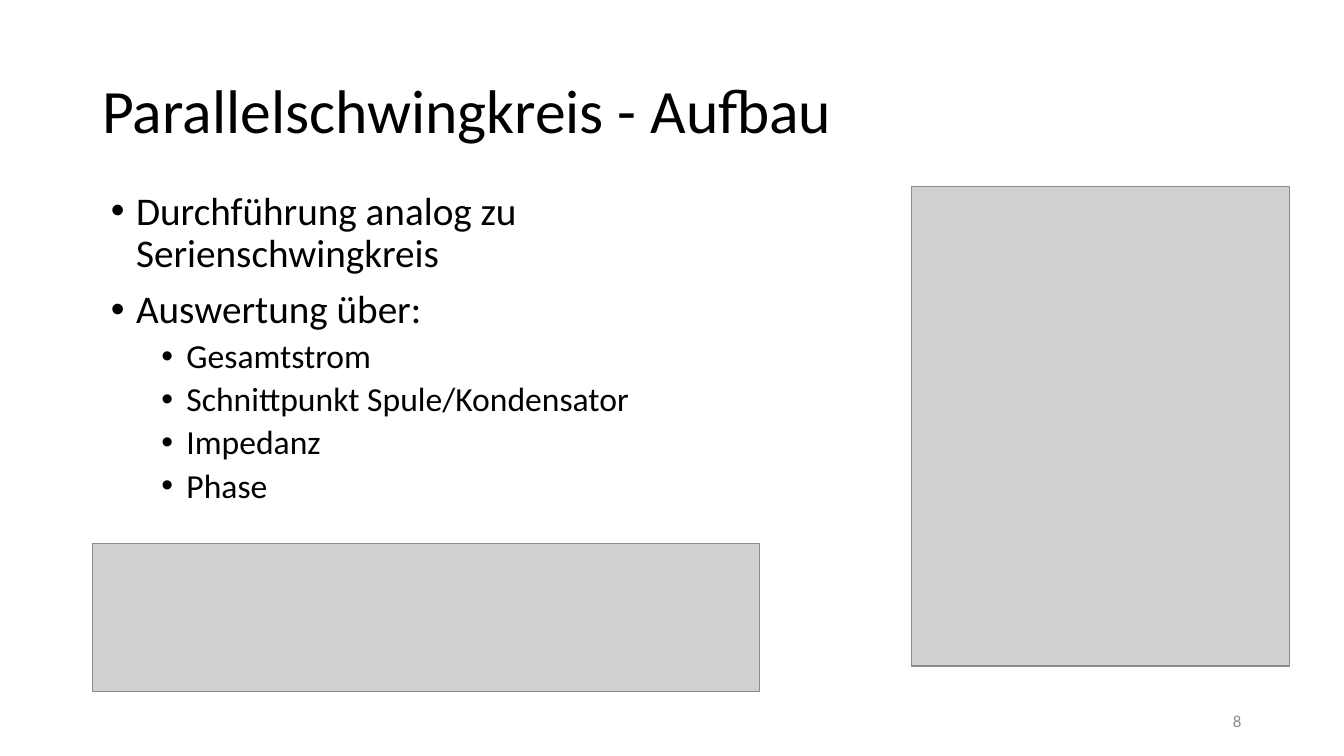
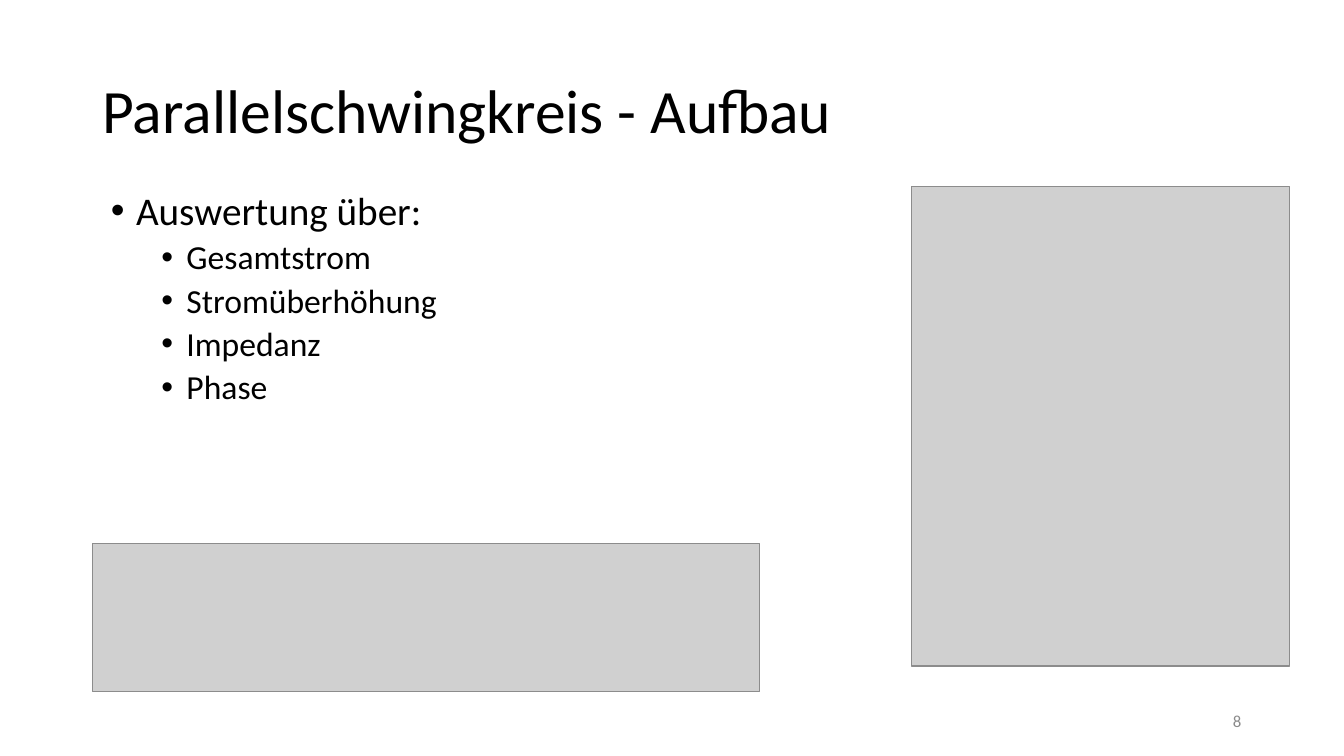
Before and after one commit to thewhitecat/grundpraktikum1, a slide deck: slide 8 of grundpraktikum2/E-Lehre/E-Lehre.pptx. Drawn at 1344x756 pixels with LibreOffice and Linux fonts; fonts in the diff are those of the drawing; grey boxes stand for pictures. Boxes give left, top, right and bottom in pixels: in the first picture for what was removed or moved away, otherwise in the second. Text is boxed around its words. In the diff, an @@ line names an element or a change of style, - is before the commit and + after.

```diff
--- a/grundpraktikum2/E-Lehre/E-Lehre.pptx
+++ b/grundpraktikum2/E-Lehre/E-Lehre.pptx
@@ text at (136, 197, 517, 274): paragraph removed @@
-• Durchführung analog zu Serienschwingkreis
@@ text at (186, 289, 436, 319): text changed @@
-  • Schnittpunkt Spule/Kondensator
+  • Stromüberhöhung
```
Also in this commit, not shown: 5 other slides changed, 2 slides added, 1 slide removed.
